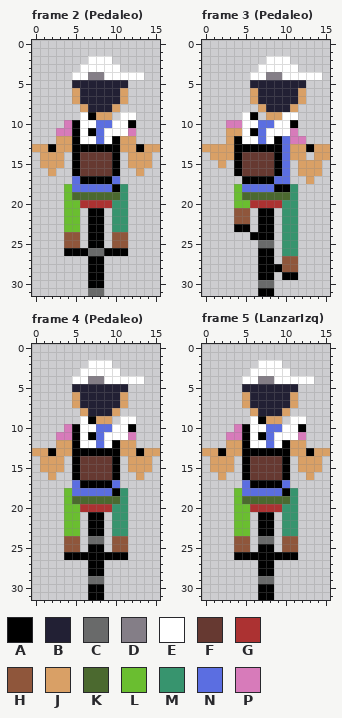
Two states of a pixel-art file, src-assets/PaperBoy.aseprite. Above is the file before it was changed.
16x32 pixels, 12 frames. Shown: frame 2 (Pedaleo), frame 3 (Pedaleo), frame 4 (Pedaleo), frame 5 (LanzarIzq). The commit also changed other frames, which this record leaves out.
Visible layers, top first: "Periodico", "Mochila", "Cabeza", "Cuerpo", "BrazoIzq", "BrazoDer", "PiernaIzq", "PiernaDer", "Bicicleta".
Palette (. is transparent): A #000000  B #222034  C #696a6a  D #847e87  E #ffffff  F #663931  G #ac3232  H #8f563b  J #d9a066  K #4b692f  L #6abe30  M #37946e  N #5b6ee1  P #d77bba
Pixels before, frame 2 (Pedaleo), first column x 0:
 2 .......EEE......
 3 ......EEEEE.....
 4 .....EEDDEEEEE..
 5 .....BBBBBBB....
 6 .....JBBBBBJ....
 7 .....JBBBBBJ....
 8 ......JBBBJ.....
 9 ......EAJJ.EE...
10 ....PAEENNEEA...
11 ...PPAEANEEEP...
12 ...JJAEENEAJJ...
13 JJAJJAAAAAAJJAJJ
14 .JJJ.AFFFFA.JJJ.
15 .JJJ.AFFFFA.JJJ.
16 ..J..AFFFFA..J..
17 .....NAAAAN.....
18 ....LNNNNNAM....
19 ....LKKKKKKM....
20 ....LLGGGGMM....
21 ....LL.AA.MM....
22 ....LL.AA.MM....
23 ....LL.AA.MM....
24 ....HH.AA.HH....
25 ....HH.AA.HH....
26 ....AAACCAAA....
27 .......AA.......
28 .......AA.......
29 .......AA.......
30 .......AA.......
31 .......CC.......
Pixels before, frame 3 (Pedaleo), first column x 0:
 2 ........EEE.....
 3 .......EEEEE....
 4 ......EEDDEEEEE.
 5 ......BBBBBBB...
 6 ......JBBBBBJ...
 7 ......JBBBBBJ...
 8 .......JBBBJ....
 9 .....EA.JJEE....
10 ...PPEENNEEA....
11 ...JJEANEEEP....
12 ...JAEENEANPP...
13 JJJJAAAAAANJJAJJ
14 .JJJAFFFFANJJ.JJ
15 ..J.AFFFFAN.JJJ.
16 ....AFFFFAN.JJJ.
17 .....AAAANN..J..
18 ....LNNNNAAM....
19 ....LKKKKKKM....
20 ....LLGGGGMM....
21 ....HH.AA.MM....
22 ....HH.AA.MM....
23 ....AA.AA.MM....
24 ......AAA.MM....
25 .......CC.MM....
26 .......AA.MM....
27 .......AA.HH....
28 .......AAAHH....
29 .......AA.AA....
30 .......CC.......
31 .......AA.......
Pixels before, frame 4 (Pedaleo), first column x 0:
 2 .......EEE......
 3 ......EEEEE.....
 4 .....EEDDEEEEE..
 5 .....BBBBBBB....
 6 .....JBBBBBJ....
 7 .....JBBBBBJ....
 8 ......JBBBJ.....
 9 ......EAJJ.EE...
10 ....PAEENNEEA...
11 ...PPAEANEEEP...
12 ...JJAEENEAJJ...
13 JJAJJAAAAAAJJAJJ
14 .JJJ.AFFFFA.JJJ.
15 .JJJ.AFFFFA.JJJ.
16 ..J..AFFFFA..J..
17 .....NAAAAN.....
18 ....LNNNNNAM....
19 ....LKKKKKKM....
20 ....LLGGGGMM....
21 ....LL.AA.MM....
22 ....LL.AA.MM....
23 ....LL.AA.MM....
24 ....HH.CC.HH....
25 ....HH.AA.HH....
26 ....AAAAAAAA....
27 .......AA.......
28 .......AA.......
29 .......CC.......
30 .......AA.......
31 .......AA.......
Pixels before, frame 5 (LanzarIzq), first column x 0:
 2 .......EEE......
 3 ......EEEEE.....
 4 .....EEDDEEEEE..
 5 .....BBBBBBB....
 6 .....JBBBBBJ....
 7 .....JBBBBBJ....
 8 ......JBBBJ.....
 9 ......EAJJ.EE...
10 ....PAEENNEEA...
11 ...PPAEANEEEP...
12 ...JJAEENEAJJ...
13 JJAJJAAAAAAJJAJJ
14 .JJJ.AFFFFA.JJJ.
15 .JJJ.AFFFFA.JJJ.
16 ..J..AFFFFA..J..
17 .....NAAAAN.....
18 ....LNNNNNAM....
19 ....LKKKKKKM....
20 ....LLGGGGMM....
21 ....LL.AA.MM....
22 ....LL.AA.MM....
23 ....LL.AA.MM....
24 ....HH.CC.HH....
25 ....HH.AA.HH....
26 ....AAAAAAAA....
27 .......AA.......
28 .......AA.......
29 .......CC.......
30 .......AA.......
31 .......AA.......
The same view after the edit:
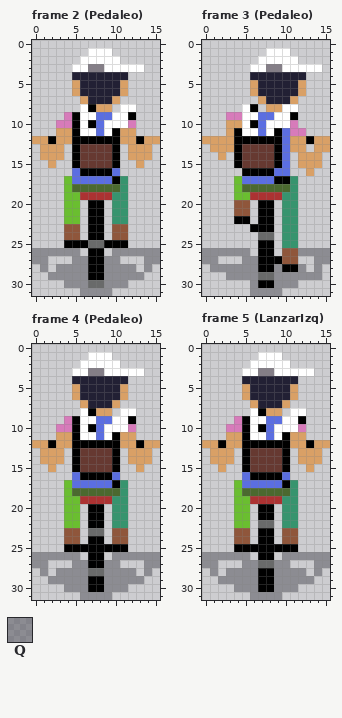
Colours new in this view: Q #2a2b3566
Changes in this commit:
layer "Sombra" added
Changed rows in their new state; - is an unchanged pixel.
Frame 2 (Pedaleo):
first column x 0:
 1 -------EEE------
 2 ------E---E-----
 3 -----E-DD--EEE--
 4 -----BBBBBBB..--
 5 -----J-----J----
 7 -----.J---J.----
 8 ------EAJJ.EE---
 9 ----PA-ENNE-A---
10 ---P---A-E--P---
11 ---JJ--E--AJJ---
12 JJA---AAAA---AJJ
13 .-J-.-FFFF-.-J-.
15 -.-.--------.-.-
16 --.--NAAAAN--.--
17 ----L-NNNNAM----
18 -----KKKKKK-----
19 -----LGGGGM-----
20 ------.AA.------
23 ----HH----HH----
25 ----AAACCAAA----
26 QQQQQQ.AA.QQQQQQ
27 QQ---QQ--QQ---QQ
28 -Q-QQQQ--QQQQ-Q-
29 --QQQQQ--QQQQQ--
30 ----QQQCCQQQ----
31 ------QQQQ------
Frame 3 (Pedaleo):
first column x 0:
 1 --------EEE-----
 2 -------E---E----
 3 ------E-DD--EEE-
 4 ------BBBBBBB..-
 5 ------J-----J---
 7 ------.J---J.---
 8 -----EA.JJEE----
 9 ---PP-ENNE-A----
10 ---JJ-A-E--P----
11 ----A-E--AN-P---
12 JJJ--AAAA--JJAJJ
13 .----FFFF----.--
14 -.-.-------.-J-.
15 --.-------------
16 ----.AAAAN--.-.-
17 ----LNNNNAAM-.--
18 -----KKKKKK-----
19 -----LGGGGM-----
20 ----HH.AA.------
22 ----AA----------
23 ----..A---------
24 ------.CC-------
25 -------AA-------
26 QQQQQQ----HHQQQQ
27 QQ---QQ--A----QQ
28 -QQQQQQ--QAAQ-Q-
29 ---QQQQCCQQQQQQ-
30 ------QAAQQQ----
31 ------QQQQ------
Frame 4 (Pedaleo):
first column x 0:
 1 -------EEE------
 2 ------E---E-----
 3 -----E-DD--EEE--
 4 -----BBBBBBB..--
 5 -----J-----J----
 7 -----.J---J.----
 8 ------EAJJ.EE---
 9 ----PA-ENNE-A---
10 ---P---A-E--P---
11 ---JJ--E--AJJ---
12 JJA---AAAA---AJJ
13 .-J-.-FFFF-.-J-.
15 -.-.--------.-.-
16 --.--NAAAAN--.--
17 ----L-NNNNAM----
18 -----KKKKKK-----
19 -----LGGGGM-----
20 ------.AA.------
23 ----HH-CC-HH----
24 -------AA-------
25 ----AAA--AAA----
26 QQQQQQ.--.QQQQQQ
27 QQ---QQ--QQ---QQ
28 -Q-QQQQCCQQQQ-Q-
29 --QQQQQAAQQQQQ--
30 ----QQQ--QQQ----
31 ------QQQQ------
Frame 5 (LanzarIzq):
first column x 0:
 1 -------EEE------
 2 ------E---E-----
 3 -----E-DD--EEE--
 4 -----BBBBBBB..--
 5 -----J-----J----
 7 -----.J---J.----
 8 ------EAJJ.EE---
 9 ----PA-ENNE-A---
10 ---P---A-E--P---
11 ---JJ--E--AJJ---
12 JJA---AAAA---AJJ
13 .-J-.-FFFF-.-J-.
15 -.-.--------.-.-
16 --.--NAAAAN--.--
17 ----L-NNNNAM----
18 -----KKKKKK-----
19 -----LGGGGM-----
20 ------.AA.------
22 -------CC-------
23 ----HH----HH----
24 -------AA-------
25 ----AAA--AAA----
26 QQQQQQ.--.QQQQQQ
27 QQ---QQCCQQ---QQ
28 -Q-QQQQ--QQQQ-Q-
29 --QQQQQAAQQQQQ--
30 ----QQQ--QQQ----
31 ------QQQQ------
Changed places in both pictures, as pixel boxes (x1, y1, x2, y2):
changed: (32, 48, 160, 296)
changed: (202, 48, 330, 296)
changed: (32, 352, 160, 600)
changed: (202, 352, 330, 600)
